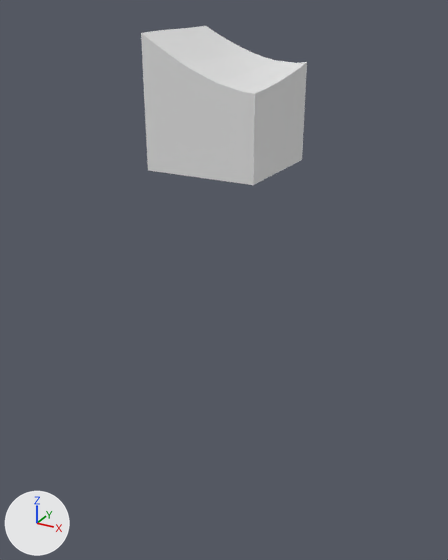
One commit to the glTF model assets/terrain/surface_pieces/surf_3_20.glb: the scene before it, then after it.
Before and after are seen from a camera (50 mm lens) standing at (-79.6, -16.3, -28.6) and looking at (-92.8, 7.7, -40.6). The lights are fixed; the arrows at lower left show +X, +Y and +Z. The first picture is the older version. Where no turn or scale is listed for an object, it has been applied to the vertices.

Objects in the first picture: 'geometry_0'.
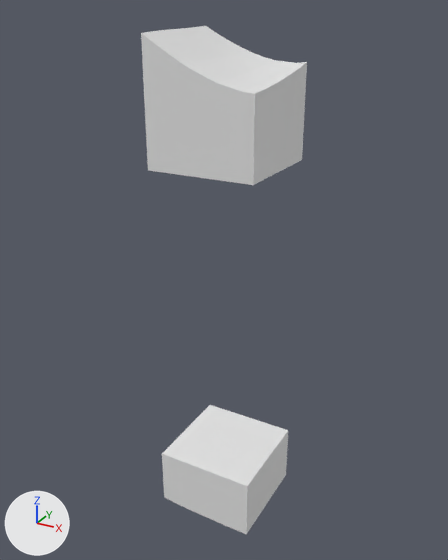
Pixel boxes (x1, y1, x2, y2) of what changed, in the pictures (448 x 560 px):
'layer_5', added
    after: (162, 405, 288, 534)
'layer_0', unchanged, uncovered by the edit
    after: (141, 26, 227, 45)

Edits to the bpy script that builds the scene:
```text
Add me_layer_5:
    me_layer_5.from_pydata(...)  # 82 vertices, 160 faces; spans x -95.0..-90.0, y 5.0..10.0, z -53.12..-50.0
Add ob_layer_5:
    ob_layer_5 = bpy.data.objects.new('layer_5', me_layer_5)
    ob_layer_5.location = (0.0, 0.0, 0.0)
```
